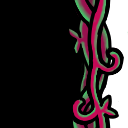
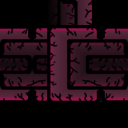
Two versions of the same layered image (128x128). Layer-by-layer changes:
hid group "mid right" (1st of 2) (7 layers) over left=0, top=0, right=128, bottom=128
painted on "Paint Layer 9" (6th of 11, in "mid right") over left=0, top=0, right=128, bottom=128
painted on "Paint Layer 8" (6th of 11, in "mid right") over left=0, top=0, right=128, bottom=128
painted on "Paint Layer 7" (6th of 11, in "mid right") over left=0, top=0, right=128, bottom=128
painted on "Paint Layer 5" (6th of 11, in "mid right") over left=0, top=0, right=128, bottom=128
added group "plat left" with 8 layers above "plat mid" over left=0, top=0, right=128, bottom=128
added layer "cracks" (1st of 16, in "plat left") in group "plat left" over left=0, top=0, right=128, bottom=128
added layer "pit fill" (1st of 17, in "plat left") in group "plat left" over left=0, top=0, right=128, bottom=128
added layer "brick outline" (1st of 15, in "plat left") in group "plat left" over left=0, top=0, right=128, bottom=128
added layer "brick glow" (1st of 21, in "plat left") in group "plat left" over left=0, top=0, right=128, bottom=128
added layer "brick color" (1st of 15, in "plat left") in group "plat left" over left=0, top=0, right=128, bottom=128
added group "plat mid" (2nd of 2) with 9 layers above "plat right" over left=0, top=0, right=128, bottom=128
added layer "pit fill" (2nd of 17, in "plat mid") in group "plat mid" over left=0, top=0, right=128, bottom=128
added layer "black" (3rd of 18, in "plat mid") in group "plat mid" over left=0, top=0, right=128, bottom=128
added layer "brick outline" (2nd of 15, in "plat mid") in group "plat mid" over left=0, top=0, right=128, bottom=128
added layer "brick glow" (3rd of 21, in "plat mid") in group "plat mid" over left=0, top=0, right=128, bottom=128
added layer "brick color" (2nd of 15, in "plat mid") in group "plat mid" over left=0, top=0, right=128, bottom=128
…and 102 more changes (102 added)
